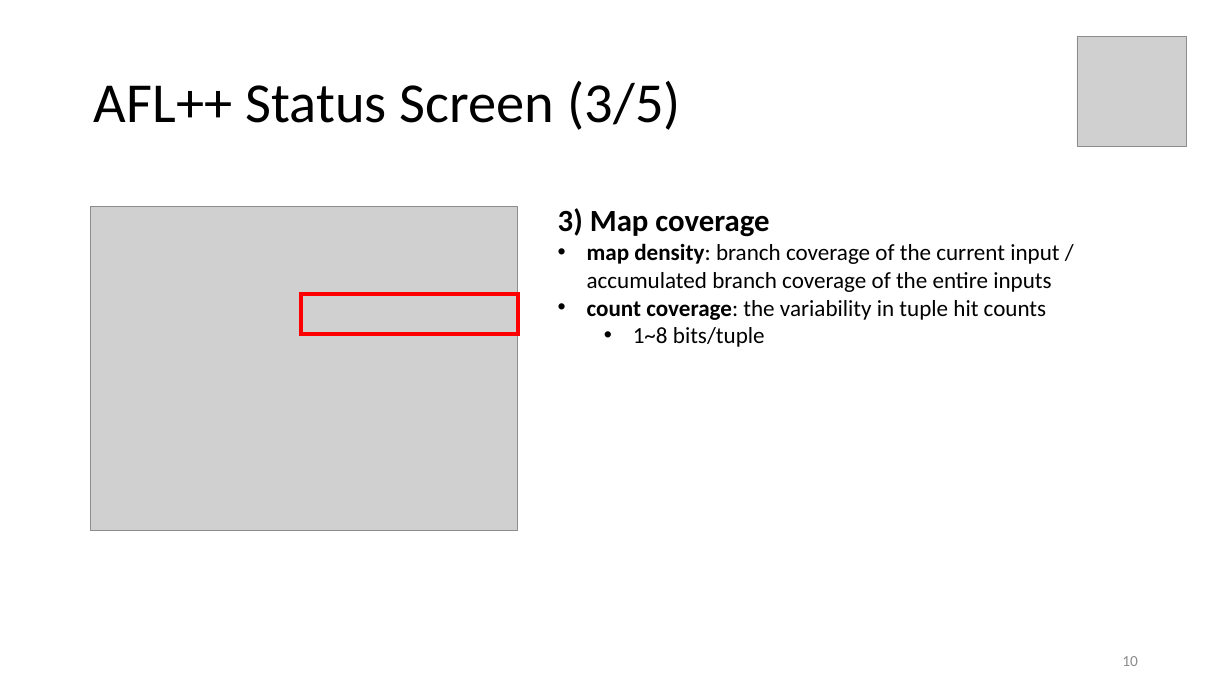
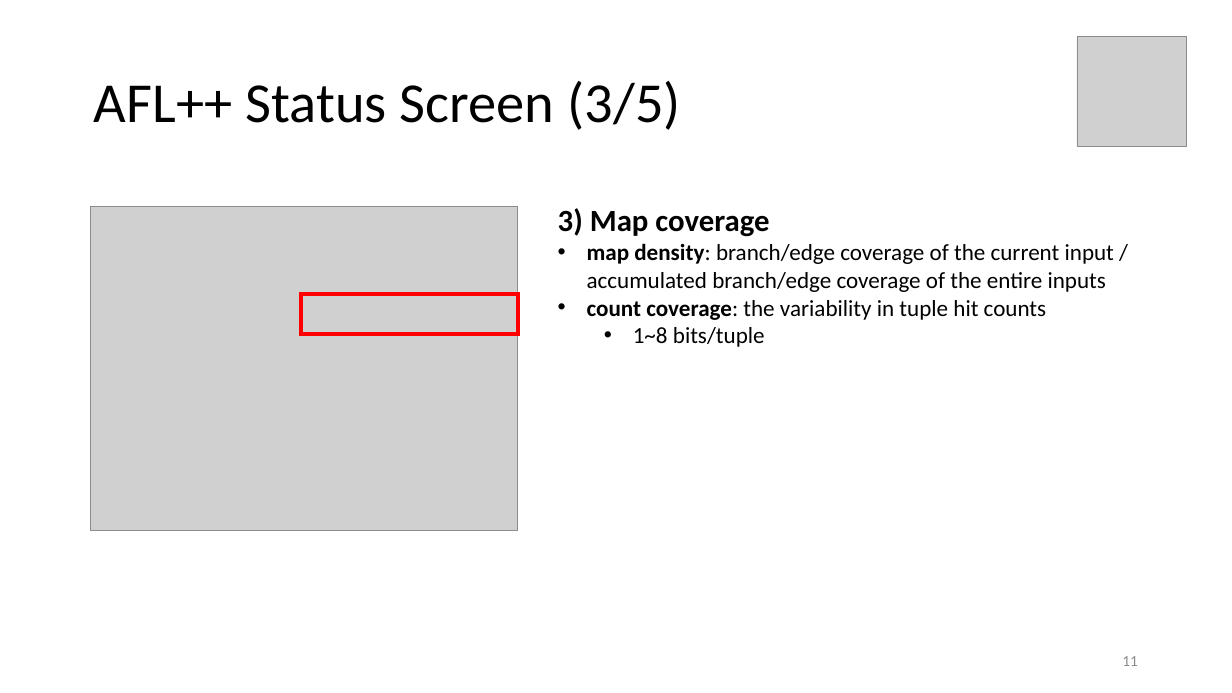
Before and after one commit to swtv-kaist/cs458-spring23, a slide deck: slide 11 of 3-fuzz-concolic/lec42-fuzzing_with_afl++-v3.pptx (slide 10 before the commit). Drawn at 1232x693 pixels with LibreOffice and Linux fonts; fonts in the diff are those of the drawing; grey boxes stand for pictures. Boxes give left, top, right and bottom in pixels: in the first picture for what was removed or moved away, otherwise in the second. Text is boxed around its words. In the diff, an @@ line names an element or a change of style, - is before the commit and + after.

```diff
--- a/3-fuzz-concolic/lec42-fuzzing_with_afl++-v3.pptx
+++ b/3-fuzz-concolic/lec42-fuzzing_with_afl++-v3.pptx
@@ text at [587,243,1114,292]: text changed @@
-• map density: branch coverage of the current input / accumulated branch coverage of the entire inputs
+• map density: branch/edge coverage of the current input / accumulated branch/edge coverage of the entire inputs
@@ page number at [1122,656,1138,666]: text changed @@
-10
+11
```
Also in this commit, not shown: 6 other slides changed, 1 slide added, 4 other files.
